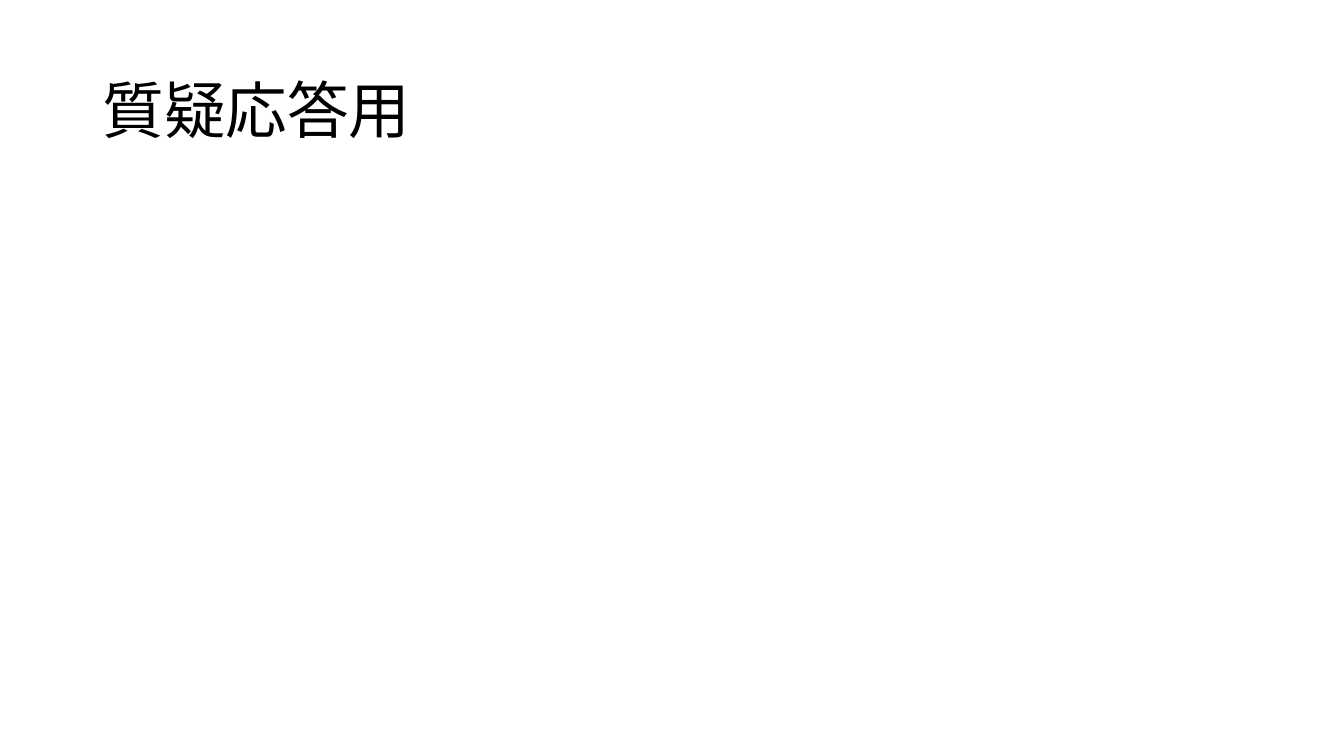
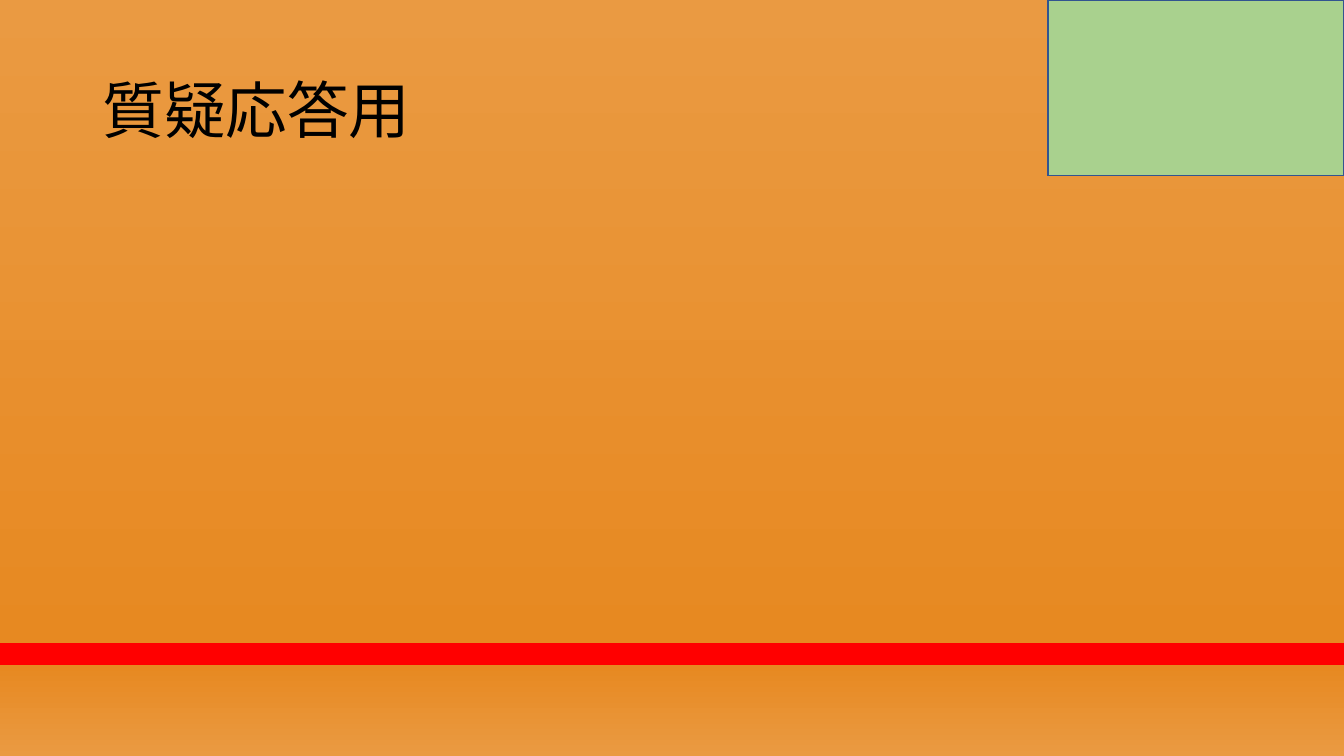
Before and after one commit to RikiishiSuzunosuke/AIspeaker_yosie, a slide deck: slide 20 of presentation/第二回プレゼン_アウトライン.pptx (slide 14 before the commit). Drawn at 1344x756 pixels with LibreOffice and Linux fonts; fonts in the diff are those of the drawing. Boxes give left, top, right and bottom in pixels: in the first picture for what was removed or moved away, otherwise in the second. Text is boxed around its words. In the diff, an @@ line names an element or a change of style, - is before the commit and + after.

```diff
--- a/presentation/第二回プレゼン_アウトライン.pptx
+++ b/presentation/第二回プレゼン_アウトライン.pptx
@@ background #FFFFFF to gradient #EA9A42 to #E78921 to #FF0000 @@
@@ rectangle added at (1049, 0, 1344, 175), fill #A9D18E, outline #325491 1 pt @@
```
Also in this commit, not shown: 7 other slides changed, 12 slides added, 6 slides removed, 33 other files.
